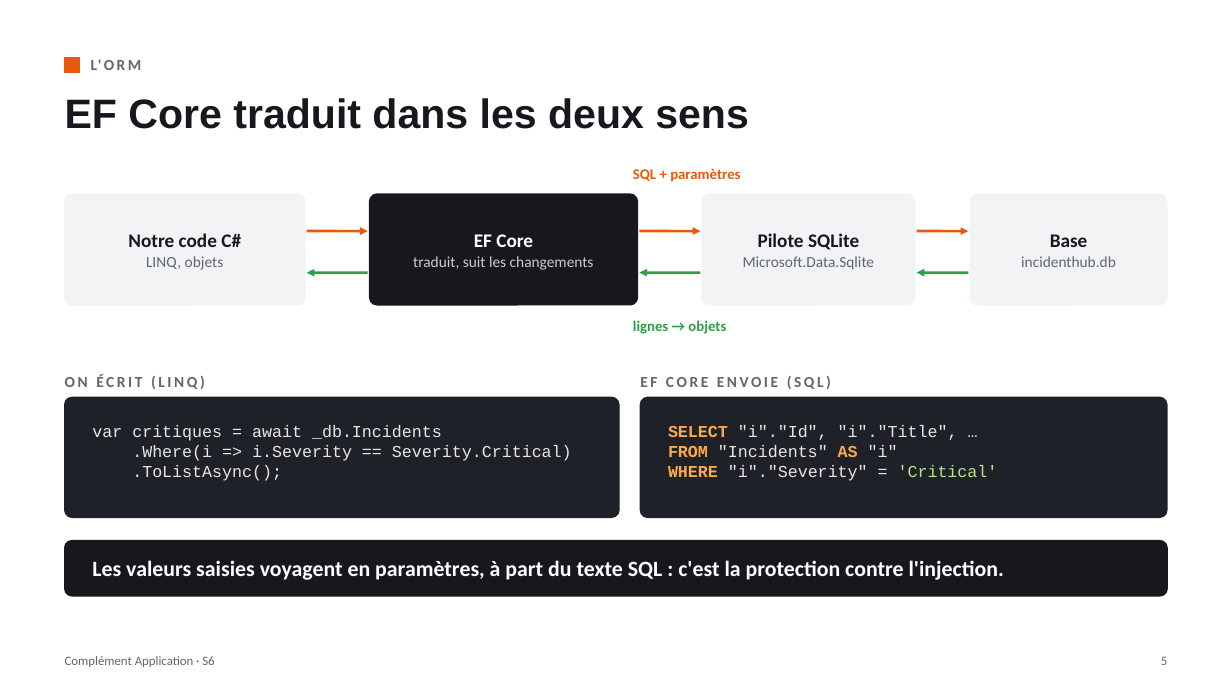
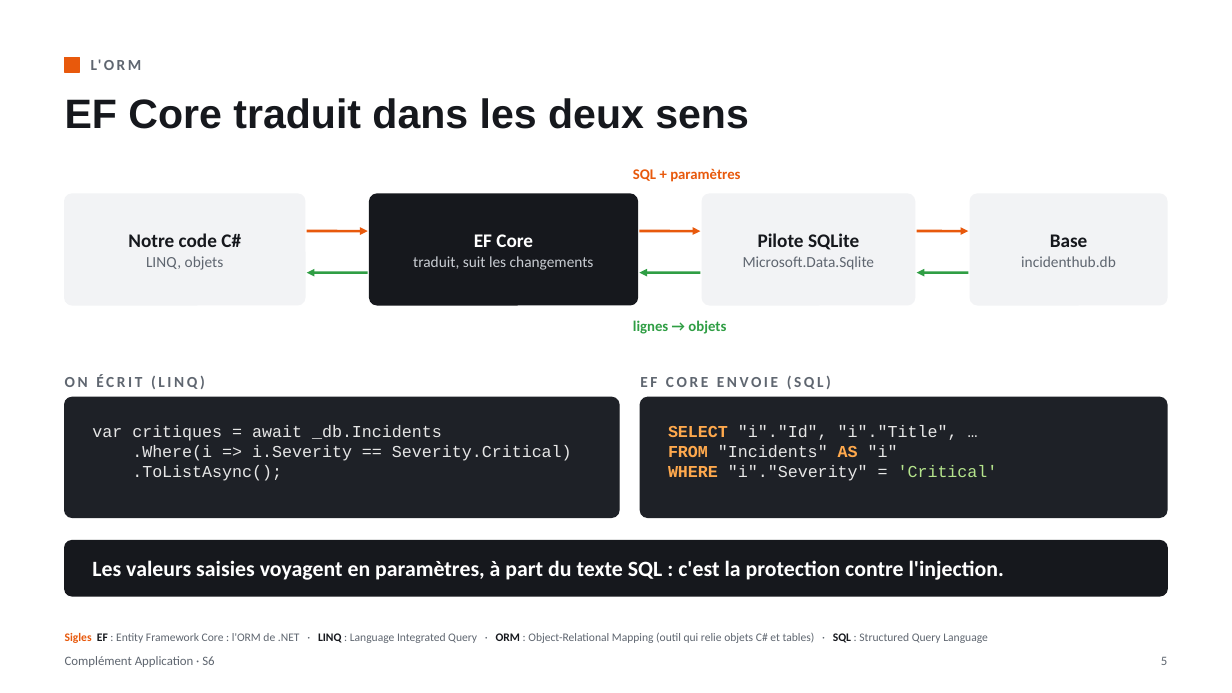
Before and after one commit to lle-condorcet/condorcet-2027, a slide deck: slide 5 of slides/LLE_CA_S06_EF_Core_en_couches.pptx. Drawn at 1232x693 pixels with LibreOffice and Linux fonts; fonts in the diff are those of the drawing. Boxes give left, top, right and bottom in pixels: in the first picture for what was removed or moved away, otherwise in the second. Text is boxed around its words. In the diff, an @@ line names an element or a change of style, - is before the commit and + after.

```diff
--- a/slides/LLE_CA_S06_EF_Core_en_couches.pptx
+++ b/slides/LLE_CA_S06_EF_Core_en_couches.pptx
@@ text added at bbox=[65, 633, 988, 643], 9 pt, text #5F6670 @@
+Sigles EF : Entity Framework Core : l'ORM de .NET · LINQ : Language Integrated Query · ORM : Object-Relational Mapping (outil qui relie objets C# et tables) · SQL : Structured Query Language
```
Also in this commit, not shown: 27 other slides changed, 1 other file.
